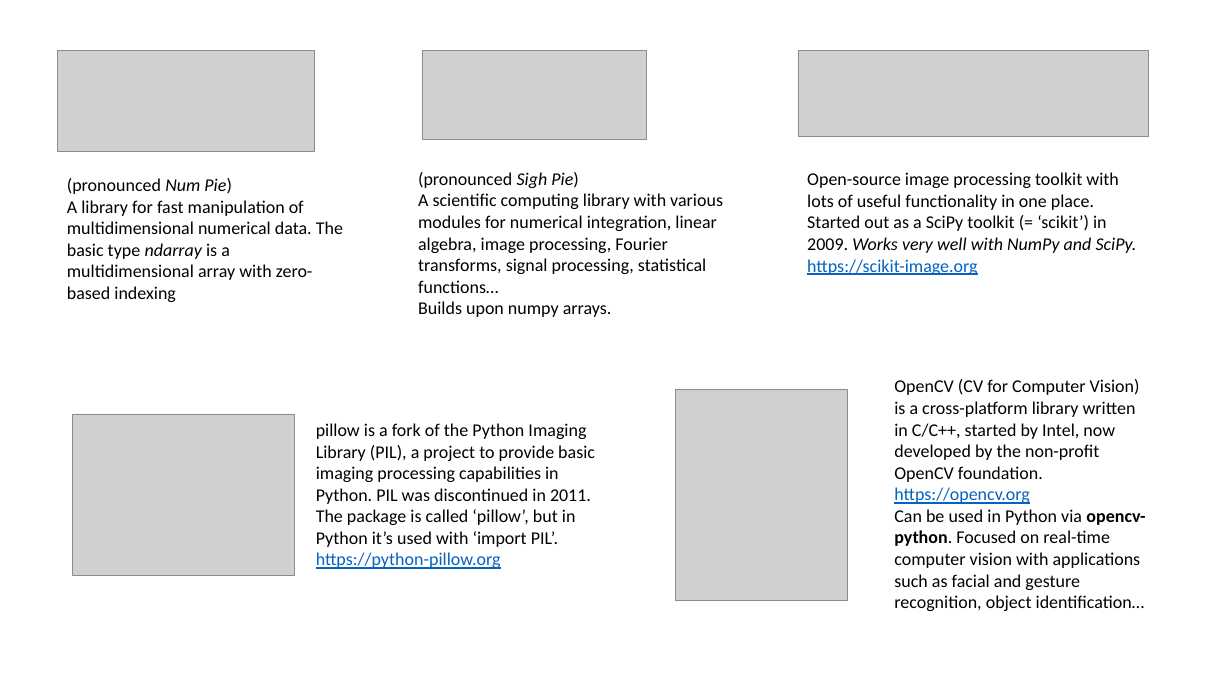
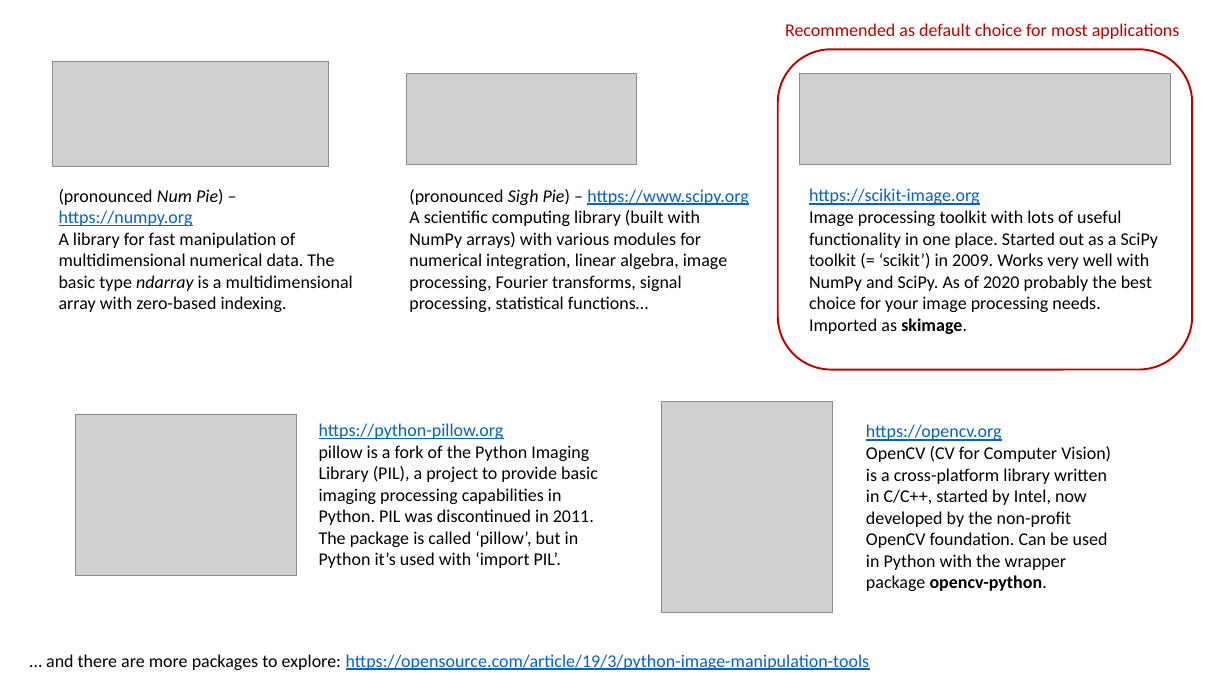
Before and after one commit to btitze/python-course, a slide deck: slide 5 of image_processing/Python Workshop - Image Processing.pptx. Drawn at 1232x693 pixels with LibreOffice and Linux fonts; fonts in the diff are those of the drawing; grey boxes stand for pictures. Boxes give left, top, right and bottom in pixels: in the first picture for what was removed or moved away, otherwise in the second. Text is boxed around its words. In the diff, an @@ line names an element or a change of style, - is before the commit and + after.

Commit message:
Update presentation; add pre-check code (image processing)

```diff
--- a/image_processing/Python Workshop - Image Processing.pptx
+++ b/image_processing/Python Workshop - Image Processing.pptx
@@ text added at bbox=[785, 23, 1180, 39], 14 pt, text #C00000 @@
+Recommended as default choice for most applications
@@ rounded rectangle added at bbox=[778, 49, 1193, 370], outline #C00000 1.5 pt @@
@@ picture: place and size @@
-picture at bbox=[58, 50, 315, 151]
+picture at bbox=[52, 61, 329, 166]
@@ picture: place and size @@
-picture at bbox=[422, 50, 646, 139]
+picture at bbox=[407, 74, 637, 165]
@@ picture: place and size @@
-picture at bbox=[799, 50, 1150, 137]
+picture at bbox=[800, 74, 1171, 165]
@@ text "https://scikit-image.org": place and size @@
-text "https://scikit-image.org" at bbox=[807, 172, 1137, 275]
+text "https://scikit-image.org" at bbox=[809, 188, 1159, 334]
@@ text at bbox=[807, 172, 1137, 253]: paragraphs removed @@
-Open-source image processing toolkit with lots of useful functionality in one place.
-Started out as a SciPy toolkit (= ‘scikit’) in 2009. Works very well with NumPy and SciPy.
@@ text at bbox=[59, 189, 353, 312]: text changed @@
-(pronounced Num Pie)
-A library for fast manipulation of multidimensional numerical data. The basic type ndarray is a multidimensional array with zero-based indexing
+(pronounced Num Pie) – https://numpy.org
+A library for fast manipulation of multidimensional numerical data. The basic type ndarray is a multidimensional array with zero-based indexing.
@@ text at bbox=[409, 189, 749, 312]: text changed @@
-(pronounced Sigh Pie)
-A scientific computing library with various modules for numerical integration, linear algebra, image processing, Fourier transforms, signal processing, statistical functions…
-Builds upon numpy arrays.
+(pronounced Sigh Pie) – https://www.scipy.org
+A scientific computing library (built with NumPy arrays) with various modules for numerical integration, linear algebra, image processing, Fourier transforms, signal processing, statistical functions…
@@ text at bbox=[809, 210, 1159, 334]: paragraph added @@
+Image processing toolkit with lots of useful functionality in one place. Started out as a SciPy toolkit (= ‘scikit’) in 2009. Works very well with NumPy and SciPy. As of 2020 probably the best choice for your image processing needs. Imported as skimage.
@@ text at bbox=[894, 379, 1140, 482]: paragraph removed @@
-OpenCV (CV for Computer Vision) is a cross-platform library written in C/C++, started by Intel, now developed by the non-profit OpenCV foundation.
@@ picture: place and size @@
-picture at bbox=[677, 389, 848, 600]
+picture at bbox=[661, 402, 832, 613]
@@ text "https://opencv.org": place and size @@
-text "https://opencv.org" at bbox=[894, 379, 1145, 611]
+text "https://opencv.org" at bbox=[866, 424, 1111, 591]
@@ text at bbox=[319, 423, 504, 439]: paragraph added @@
+https://python-pillow.org
@@ text at bbox=[866, 446, 1111, 591]: text changed @@
-Can be used in Python via opencv-python. Focused on real-time computer vision with applications such as facial and gesture recognition, object identification…
+OpenCV (CV for Computer Vision) is a cross-platform library written in C/C++, started by Intel, now developed by the non-profit OpenCV foundation. Can be used in Python with the wrapper package opencv-python.
@@ text at bbox=[316, 552, 501, 569]: paragraph removed @@
-https://python-pillow.org
@@ text added at bbox=[46, 654, 870, 670], 14 pt, text #0563C1, underline @@
+… and there are more packages to explore: https://opensource.com/article/19/3/python-image-manipulation-tools
```
Also in this commit, not shown: 3 other slides changed, 1 slide added, 1 slide removed, 2 other files.
